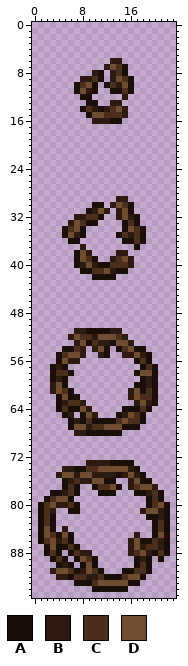
Two versions of one sprite sheet, Resources/Textures/Projectiles/Friendly/Druidic/ProtectiveRoots.png. Above, as it was before the edit.
The file is 48x192 pixels, drawn in blocks of 2x2; one block is one cell here.
Palette (. is transparent): A #1a0e09  B #2d1b11  C #4b2e1c  D #704d31
The result:
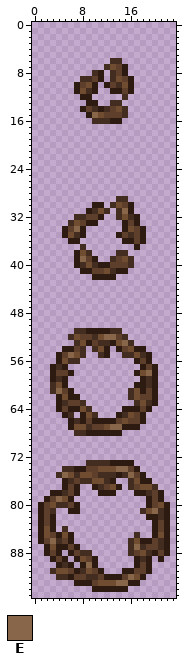
Colours new in this view: E #88664a
What changed:
colour A: #1a0e09 -> #2d1b11
colour B: #2d1b11 -> #432c20
colour C: #4b2e1c -> #5e3f2b
y 15: x 10 D -> E
y 31: x 15 D -> E
y 34: x 7 D -> E
y 39: x 8 D -> E
y 52: x 12..13 DD -> EE
y 53: x 15 D -> E
y 55: x 6 D -> E
y 58: x 19 D -> E
y 61: x 4 D -> E
y 67: x 13..14 DD -> EE
y 74: x 14..16 DDB -> EEC
y 75: x 5 D -> E; x 10 B -> C; x 16..17 DB -> EC
y 76: x 12 A -> B
y 77: x 11 C -> B
y 79: x 4 D -> E
y 81: x 20 D -> E
y 86: x 3 D -> E
y 87: x 17 D -> E
y 90: x 9 D -> E
y 92: x 16 D -> E
y 93: x 14..15 DD -> EE
Boxes around the changes in both pictures, in picture pixels (x1, y1, x2, y2):
changed: (74, 58, 134, 124)
changed: (62, 196, 146, 280)
changed: (50, 328, 158, 436)
changed: (38, 460, 170, 592)
